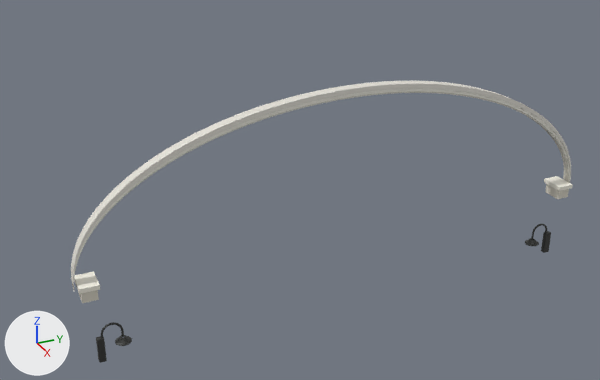
Two versions of the glTF model assets/models/interior-architecture/gallery-rib.glb, one commit apart.
Camera for both pictures: a 50 mm camera at (13.82, -7.37, 7.89) aimed at (-2.65, 0.04, -0.34). Arrows for +X, +Y and +Z are at lower left; the lights stay in place. The older version comes first. Vertices at exactly the same position are counted once.

The older version as bpy lines, for what is in view:
```python
me_diffuser = bpy.data.meshes.new('Diffuser')
me_diffuser.from_pydata(...)  # 192 vertices, 256 faces; spans x -0.09..0.09, y -5.03..5.03, z -1.59..-1.56
me_diffuser.materials.append(mat_defaultmaterial_001)
me_surface = bpy.data.meshes.new('Surface')
me_surface.from_pydata(...)  # 1494 vertices, 2756 faces; spans x -0.28..0.28, y -5.75..5.75, z -1.88..2.99
me_surface.materials.append(mat_defaultmaterial)
ob_diffuser = bpy.data.objects.new('Diffuser', me_diffuser)
ob_diffuser.location = (0.0, 0.0, 0.0)
ob_surface = bpy.data.objects.new('Surface', me_surface)
ob_surface.location = (0.0, 0.0, 0.0)
```
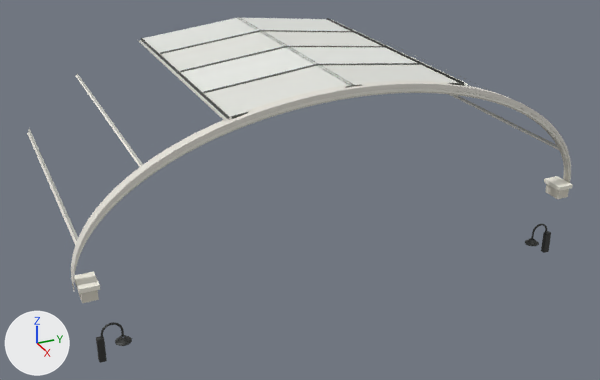
Commit message: Model the diffuse rooflight above the Famille shopping gallery

Diff of the bpy script that builds the scene:
```diff
--- a/assets/models/interior-architecture/gallery-rib.glb.py
+++ b/assets/models/interior-architecture/gallery-rib.glb.py
@@ me_surface @@
 # used by ob_surface; location = (0.0, 0.0, 0.0)
-me_surface.from_pydata(...)  # 1494 vertices, 2756 faces; spans x -0.28..0.28, y -5.75..5.75, z -1.88..2.99
+me_surface.from_pydata(...)  # 1606 vertices, 2858 faces; spans x -6.5..0.28, y -5.75..5.75, z -1.88..3.01
+# me_surface part 1
+# 56 vertices are added at x -6.5..0.0, y -5.6..5.6, z 0.65..3.0
+# 32 new vertices lie (6.5, 0.0, 0.0) away from vertices in x -6.5, y -5.6..5.6, z 0.65..3.0
+# 24 new vertices lie (0.0, 0.0, 0.05) away from vertices in x -4.93..0.0, y -2.54..2.54, z 2.67..2.96
+# 102 new faces join them
 me_surface.materials.append(mat_defaultmaterial)
@@ me_diffuser @@
 # used by ob_diffuser; location = (0.0, 0.0, 0.0)
-me_diffuser.from_pydata(...)  # 192 vertices, 256 faces; spans x -0.09..0.09, y -5.03..5.03, z -1.59..-1.56
+me_diffuser.from_pydata(...)  # 207 vertices, 272 faces; spans x -6.5..0.09, y -5.03..5.03, z -1.59..2.99
+# me_diffuser part 2: a new loose piece of 15 vertices spanning x -6.5..0.0, y -2.55..2.55, z 2.7..2.99, in mat_defaultmaterial_001
 me_diffuser.materials.append(mat_defaultmaterial_001)
```

Location of each change, (x1, y1, x2, y2) in pixels of the pictures (600 x 380 px):
'Diffuser', reshaped (not visible before): after (142, 18, 459, 118)
'Surface', reshaped (9% wider, 23% taller): before (71, 81, 573, 363); after (27, 17, 573, 363)
part 1 of me_surface, added: after (27, 17, 560, 245)
